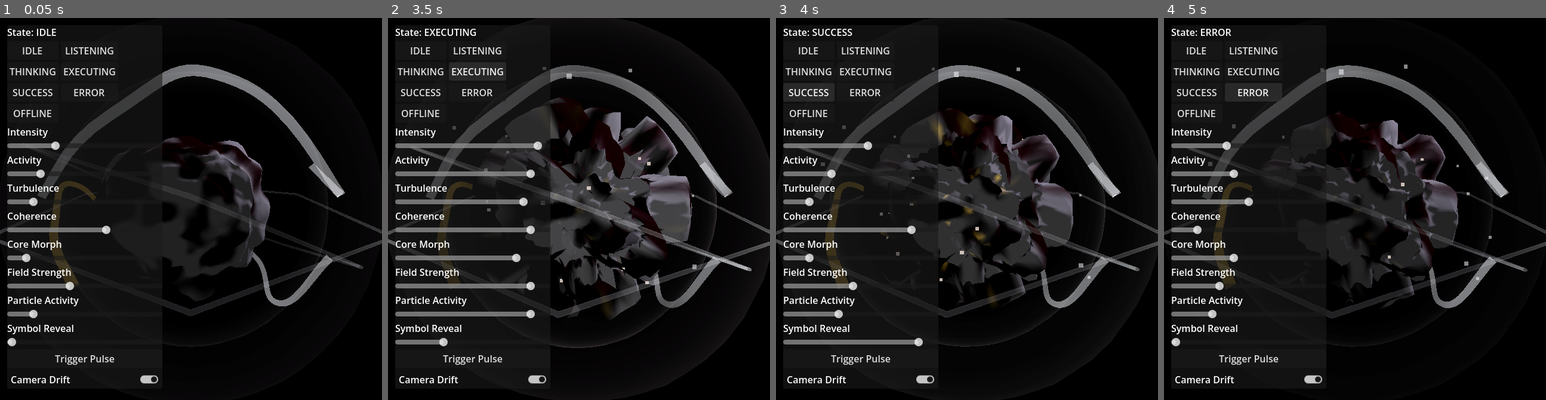
Above: before the commit, frames 1-4 (left to right).
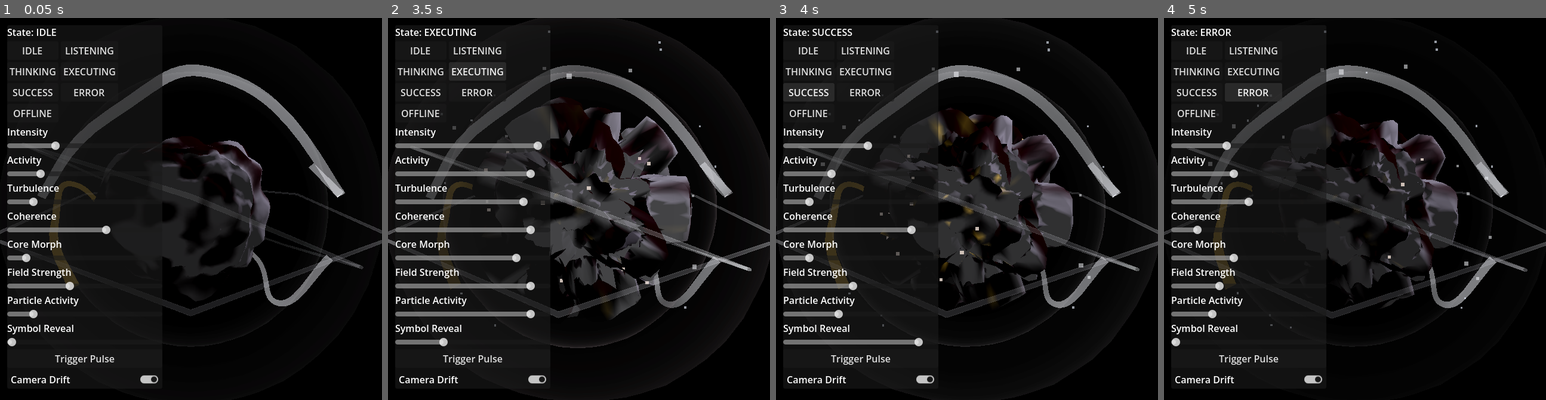
Above: after the commit, the same moments.

Repository: OppiRah/jairus-voice-assistant
Game: Godot game, scene res://full_scene_test.tscn
Two runs of this game, one before a commit and one after it. Both use one fixed random seed, a clock stepped at 60 frames per second and the inputs below. This scene is started directly instead of the project's main scene.
Inputs:
- Up to frame 1 (0.05 s): no input
- Up to frame 2 (3.5 s): click "IDLE" at 0.5 s; click "LISTENING" at 1.25 s; click "THINKING" at 2 s; click "EXECUTING" at 2.75 s
- Up to frame 3 (4 s): click "SUCCESS" at 3.5 s
- Up to frame 4 (5 s): click "ERROR" at 4.25 s

Frame 1 is identical in both runs. In frame 2, less than 0.1% of the frame differs, in the area x 9-86%, y 3-81%; in frame 3, less than 0.1%; in frame 4, less than 0.1%, in the area x 10-87%, y 3-82%.

Commit message:
feat(orb): particle population 3/5 - orbital, anchored to lattice rings
Per JAIRUS_ORB_VFX_TECHNICAL_ARCHITECTURE.md section 8: "GPUParticles3D,
custom process shader constraining motion to orbital paths... Continuous,
density scales with activity... highest-effort population to get looking
non-random". Section 4 names the mechanism: ParticleProcessMaterial
driving orbit motion -- Godot's built-in orbit_velocity_min/max, already
proven working in wisp_system_a.gd.

Anchored to structural_lattice.gd's own RING_A_RADIUS/RING_B_RADIUS
constants and matching rotation values (read/duplicated with a citing
comment, not re-parameterized independently) -- this project has hit the
"positioned independently of real structure" mistake before per the
archived V1 gap analysis. Worked correctly on the first real test:
particles visibly trace along the lattice rings' paths rather than
orbiting the object generically.

Overdraw increase negligible (0.2689 -> 0.2690) on top of the running
full-scene total.

Core, EnergyModel/STATE_PROFILES, camera_rig/debug_ui/perf_monitor, wisps,
lattice, shells, and the first two particle populations untouched
(git diff --stat clean).

Co-Authored-By: Claude Sonnet 5 <noreply@anthropic.com>

Diff:
--- a/prototype/orb_foundation/full_scene_test.tscn
+++ b/prototype/orb_foundation/full_scene_test.tscn
@@ -9,6 +9,7 @@
 [ext_resource type="Script" path="res://overdraw_probe.gd" id="7"]
 [ext_resource type="Script" path="res://micro_particles.gd" id="8"]
 [ext_resource type="Script" path="res://core_sparks.gd" id="9"]
+[ext_resource type="Script" path="res://orbital_particles.gd" id="10"]
 
 [sub_resource type="Environment" id="Environment_1"]
 background_mode = 0
@@ -60,6 +61,9 @@
 [node name="CoreSparks" type="Node3D" parent="."]
 script = ExtResource("9")
 
+[node name="OrbitalParticles" type="Node3D" parent="."]
+script = ExtResource("10")
+
 [node name="UILayer" type="CanvasLayer" parent="."]
 
 [node name="DebugUI" type="Control" parent="UILayer"]
--- /dev/null
+++ b/prototype/orb_foundation/orbital_particles.gd
@@ -0,0 +1,103 @@
+extends Node3D
+## Orbital particles (JAIRUS_ORB_VFX_TECHNICAL_ARCHITECTURE.md section 8:
+## "GPUParticles3D, custom process shader constraining motion to orbital
+## paths... Continuous, density scales with activity... Highest-effort
+## population to get looking non-random; budget real prototyping time
+## here"). Section 4 names the mechanism: "GPUParticles3D with a custom
+## ParticleProcessMaterial... driving orbit motion" -- Godot's built-in
+## `orbit_velocity_min/max` on ParticleProcessMaterial is exactly this (a
+## real, documented property, not hand-written shader code), already used
+## successfully for drift in wisp_system_a.gd during the wisp decision
+## pass.
+##
+## Anchored to the already-built StructuralLattice rings rather than an
+## independently-parameterized radius/orientation -- this project has hit
+## the "positioned independently of real structure" mistake before
+## (archive/orb_v1/docs/ORB_CONCEPT_GAP_ANALYSIS.md's particle-role gaps
+## were never anchored to the rings/plates the way this brief wants). Radii
+## are read directly from structural_lattice.gd's own RING_A_RADIUS/
+## RING_B_RADIUS constants (not touching that protected file -- GDScript
+## constants are readable externally via preload().CONST_NAME); the
+## rotation values are duplicated as literals with this comment citing
+## structural_lattice.gd as their source of truth, since that file's
+## rotations aren't exposed as named constants and editing it is out of
+## scope for this pass.
+
+const LATTICE_SCRIPT := preload("res://structural_lattice.gd")
+
+const RING_A_ROTATION_DEG := Vector3(16.0, 0.0, 0.0) # matches structural_lattice.gd RingA exactly
+const RING_B_ROTATION_DEG := Vector3(0.0, 0.0, -20.0) # matches structural_lattice.gd RingB exactly
+
+const EMISSION_THICKNESS := 0.12
+const PARTICLE_COUNT := 18
+
+
+func _ready() -> void:
+	add_child(_build_orbit("OrbitalA", LATTICE_SCRIPT.RING_A_RADIUS, RING_A_ROTATION_DEG, 0.9))
+	add_child(_build_orbit("OrbitalB", LATTICE_SCRIPT.RING_B_RADIUS, RING_B_ROTATION_DEG, -0.7))
+
+
+func _build_orbit(node_name: String, radius: float, rotation_deg: Vector3, orbit_sign: float) -> GPUParticles3D:
+	var particles := GPUParticles3D.new()
+	particles.name = node_name
+	particles.amount = PARTICLE_COUNT
+	particles.lifetime = 6.0
+	particles.local_coords = true
+	particles.rotation_degrees = rotation_deg
+
+	var mat := ParticleProcessMaterial.new()
+	mat.emission_shape = ParticleProcessMaterial.EMISSION_SHAPE_RING
+	mat.emission_ring_radius = radius
+	mat.emission_ring_inner_radius = radius - EMISSION_THICKNESS
+	mat.emission_ring_height = 0.02
+	mat.emission_ring_axis = Vector3(0.0, 0.0, 1.0)
+	mat.direction = Vector3.ZERO
+	mat.spread = 0.0
+	mat.initial_velocity_min = 0.0
+	mat.initial_velocity_max = 0.0
+	mat.gravity = Vector3.ZERO
+	# The actual "follow the ring's path" motion -- orbiting around this
+	# node's local Z axis, which emission_ring_axis above aligns with the
+	# ring's own plane normal (same axis convention wisp_system_a.gd's
+	# orbit_velocity already established as working).
+	mat.orbit_velocity_min = 0.05 * orbit_sign
+	mat.orbit_velocity_max = 0.09 * orbit_sign
+	mat.scale_min = 1.4
+	mat.scale_max = 2.2
+	particles.process_material = mat
+
+	var quad := QuadMesh.new()
+	quad.size = Vector2(0.025, 0.025)
+	particles.draw_pass_1 = quad
+
+	particles.material_override = _build_material()
+	return particles
+
+
+## Fixed albedo alpha, blend_mode = MIX -- reusing the confirmed-working
+## formula from micro_particles.gd/core_sparks.gd directly.
+func _build_material() -> StandardMaterial3D:
+	var mat := StandardMaterial3D.new()
+	mat.shading_mode = BaseMaterial3D.SHADING_MODE_UNSHADED
+	mat.billboard_mode = BaseMaterial3D.BILLBOARD_PARTICLES
+	mat.transparency = BaseMaterial3D.TRANSPARENCY_ALPHA
+	mat.blend_mode = BaseMaterial3D.BLEND_MODE_MIX
+	mat.emission_enabled = true
+	mat.emission = Color(0.96, 0.97, 0.99)
+	mat.emission_energy_multiplier = 1.8
+	mat.albedo_color = Color(0.9, 0.93, 0.98, 0.65)
+	return mat
+
+
+func _process(_delta: float) -> void:
+	var energy := get_node_or_null("/root/EnergyModel")
+	if not energy:
+		return
+	var activity: float = energy.current_activity
+	for node_name in ["OrbitalA", "OrbitalB"]:
+		var p := get_node_or_null(node_name) as GPUParticles3D
+		if not p:
+			continue
+		# "density scales with activity" per section 8 -- direct read.
+		p.amount_ratio = clampf(lerpf(0.2, 1.0, activity), 0.15, 1.0)
+		p.speed_scale = lerpf(0.4, 1.5, activity)
--- /dev/null
+++ b/prototype/orb_foundation/orbital_test.tscn
@@ -0,0 +1,52 @@
+[gd_scene load_steps=7 format=3]
+
+[ext_resource type="Script" path="res://camera_rig.gd" id="1"]
+[ext_resource type="Script" path="res://core.gd" id="2"]
+[ext_resource type="Script" path="res://debug_ui.gd" id="3"]
+[ext_resource type="Script" path="res://orbital_particles.gd" id="4"]
+[ext_resource type="Script" path="res://structural_lattice.gd" id="5"]
+
+[sub_resource type="Environment" id="Environment_1"]
+background_mode = 0
+ambient_light_source = 2
+ambient_light_color = Color(0.05, 0.03, 0.04, 1)
+ambient_light_energy = 0.6
+glow_enabled = false
+glow_intensity = 0.8
+glow_strength = 1.1
+glow_bloom = 0.15
+glow_blend_mode = 2
+
+[node name="Main" type="Node3D"]
+
+[node name="WorldEnvironment" type="WorldEnvironment" parent="."]
+environment = SubResource("Environment_1")
+
+[node name="CameraRig" type="Node3D" parent="."]
+script = ExtResource("1")
+
+[node name="Camera3D" type="Camera3D" parent="CameraRig"]
+transform = Transform3D(1, 0, 0, 0, 1, 0, 0, 0, 1, 0, 0, 3)
+current = true
+
+[node name="KeyLight" type="OmniLight3D" parent="."]
+transform = Transform3D(1, 0, 0, 0, 1, 0, 0, 0, 1, 2, 2, 2)
+light_color = Color(0.9, 0.85, 0.95, 1)
+light_energy = 0.9
+omni_range = 8.0
+
+[node name="Core" type="MeshInstance3D" parent="."]
+script = ExtResource("2")
+
+[node name="StructuralLattice" type="Node3D" parent="."]
+script = ExtResource("5")
+
+[node name="OrbitalParticles" type="Node3D" parent="."]
+script = ExtResource("4")
+
+[node name="UILayer" type="CanvasLayer" parent="."]
+
+[node name="DebugUI" type="Control" parent="UILayer"]
+anchor_right = 1.0
+anchor_bottom = 1.0
+script = ExtResource("3")
